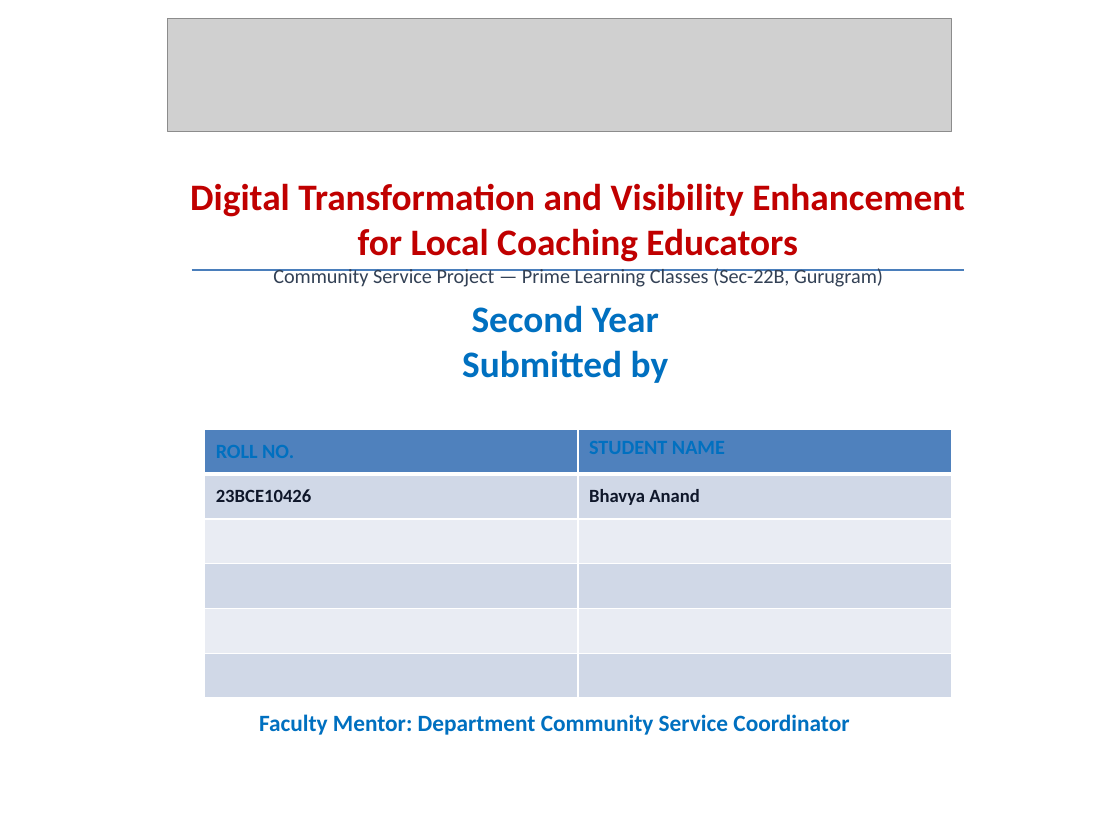
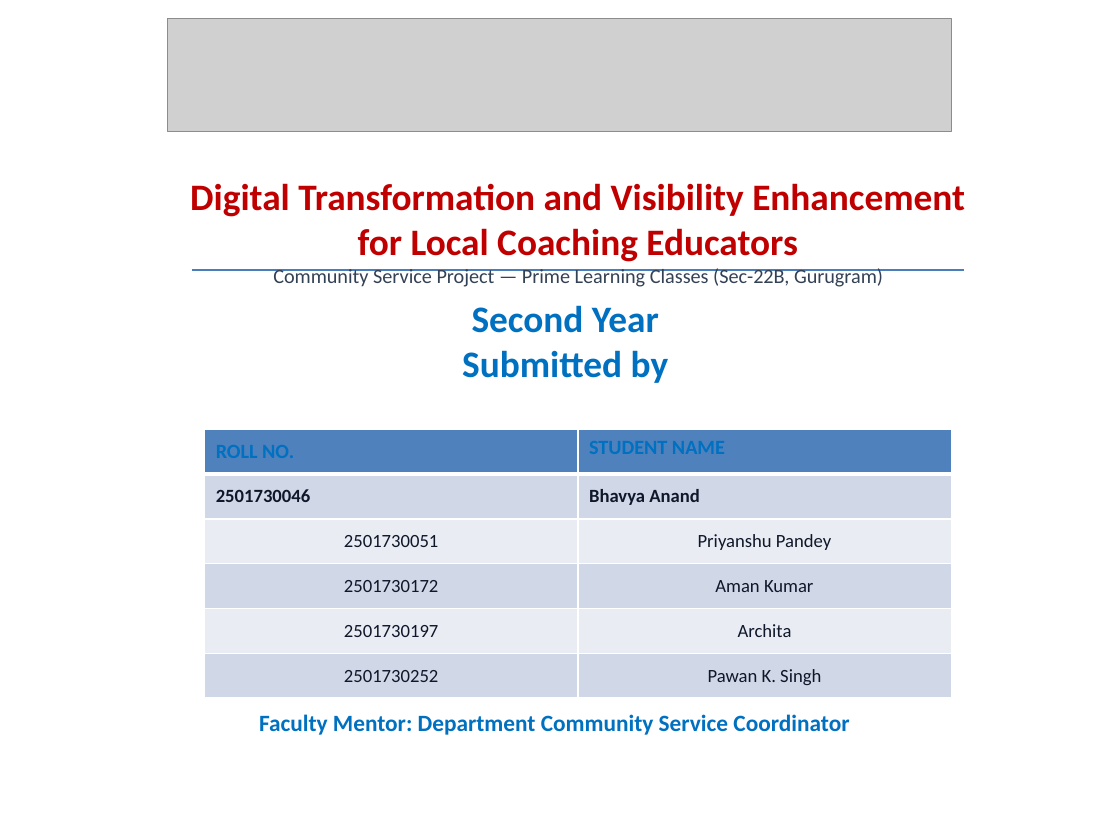
Before and after one commit to bhavyaanand2101-coder/Community_Service_2026, a slide deck: slide 2 of Community_Service_Presentation.pptx. Drawn at 1120x840 pixels with LibreOffice and Linux fonts; fonts in the diff are those of the drawing; grey boxes stand for pictures; background and template pictures are left out. Boxes give left, top, right and bottom in pixels: in the first picture for what was removed or moved away, otherwise in the second. Text is boxed around its words. In the diff, an @@ line names an element or a change of style, - is before the commit and + after.

```diff
--- a/Community_Service_Presentation.pptx
+++ b/Community_Service_Presentation.pptx
@@ table at bbox=[205, 429, 951, 698] @@
-row 2, column 1: 23BCE10426
+row 2, column 1: 2501730046
-row 3, column 1: 
+row 3, column 1: 2501730051
-row 3, column 2: 
+row 3, column 2: Priyanshu Pandey
-row 4, column 1: 
+row 4, column 1: 2501730172
-row 4, column 2: 
+row 4, column 2: Aman Kumar
-row 5, column 1: 
+row 5, column 1: 2501730197
-row 5, column 2: 
+row 5, column 2: Archita
-row 6, column 1: 
+row 6, column 1: 2501730252
-row 6, column 2: 
+row 6, column 2: Pawan K. Singh
```
Also in this commit, not shown: 10 other slides changed.
